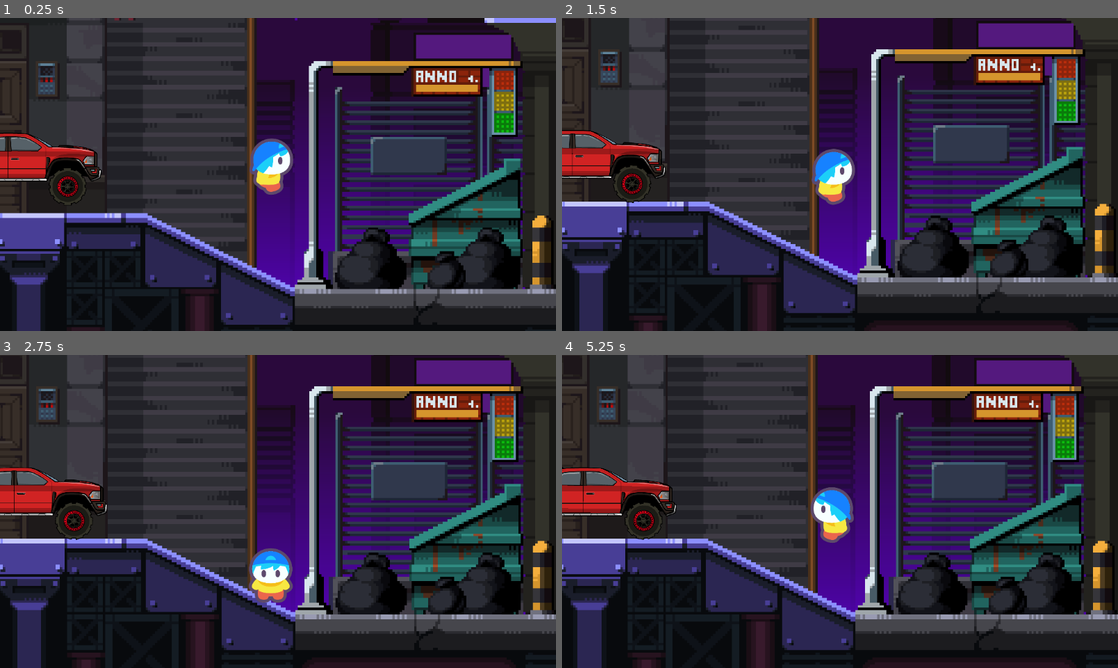
Above: before the commit, frames 1-4 (two rows, left to right).
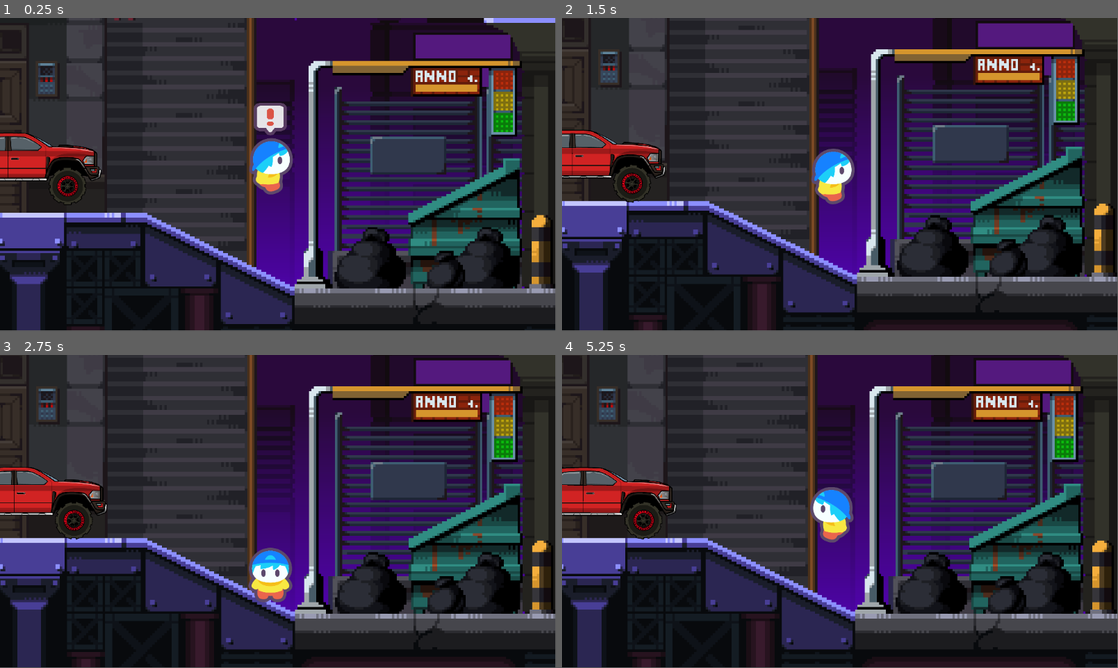
Above: after the commit, the same moments.

Repository: Divya-Darshan/GMEL
Game: Godot game, scene res://world.tscn
The game is run twice, just before and just after one commit, with the same random seed, the same clock (stepped at 60 frames per second) and the same inputs.
Inputs:
- Up to frame 1 (0.25 s): no input
- Up to frame 2 (1.5 s): tap Enter (ui_accept) at 0.5, 0.77 s; tap A (a) at 0.6 s; tap D (d) at 0.8, 1.35 s
- Up to frame 3 (2.75 s): tap Enter (ui_accept) at 1.52 s; tap A (a) at 1.55, 2.1 s; tap D (d) at 2.3 s
- Up to frame 4 (5.25 s): tap D (d) at 2.85, 3.8, 4.35 s; tap Enter (ui_accept) at 3.02, 3.77, 4.52 s; tap A (a) at 3.05, 3.6, 4.55, 5.1 s
In our replay, the window is 800x450 before the commit and 799x449 after it. These sizes can differ from the game's own. Grey fills any space a smaller window leaves; there, only what the larger window draws over its background counts as a difference.

The runs differ from the first frame. In frame 1, 5.3% of the frame differs, in the area x 0-100%, y 0-100%; in frame 2, 4.8%; in frame 3, 4.8%; in frame 4, 4.7%.

Commit message:
surprise and animacton

Diff:
--- a/cars/Dodge Ram Rebel TRX/dodge.tscn
+++ b/cars/Dodge Ram Rebel TRX/dodge.tscn
@@ -111,14 +111,13 @@
 [node name="Camera2D" type="Camera2D" parent="." unique_id=929399840]
 position = Vector2(38, 129)
 zoom = Vector2(0.395, 0.395)
-limit_enabled = false
 limit_left = -1763
 limit_top = -2565
 limit_right = 4046
 limit_bottom = 1209
 
 [node name="Marker2D" type="Marker2D" parent="." unique_id=1150261699]
-position = Vector2(807, -115)
+position = Vector2(772, -2)
 
 [connection signal="body_entered" from="Area2D" to="." method="_on_area_2d_body_entered"]
 [connection signal="body_exited" from="Area2D" to="." method="_on_area_2d_body_exited"]
--- a/cars/car.gd
+++ b/cars/car.gd
@@ -2,6 +2,8 @@
 
 @onready var back_wheel: RigidBody2D = $back/RigidBody2D
 @onready var front_wheel: RigidBody2D = $front/RigidBody2D
+
+
 
 @onready var enter: Button = $enter
 @onready var exit: Button = $exit
@@ -24,6 +26,7 @@
 
 
 func _ready() -> void:
+
 	enter.visible = false
 	exit.visible = false
 
@@ -101,16 +104,19 @@
 	car_active = false
 
 	if player != null:
-		player.global_position = global_position + Vector2(-60, 0)
+		# ✅ spawn at marker (SAFE spot, not under car)
+		player.global_position = marker_2d.global_position
+
 		player.visible = true
 		player.set_physics_process(true)
 
 		if player_collision:
 			player_collision.disabled = false
 
+	# switch camera back
 	if player_camera:
 		player_camera.enabled = true
 	car_camera.enabled = false
 
-	enter.visible = true   # ✅ show enter again
-	exit.visible = false   # ✅ hide exit
+	enter.visible = true
+	exit.visible = false
--- a/char/player.tscn
+++ b/char/player.tscn
@@ -2,8 +2,10 @@
 
 [ext_resource type="Texture2D" uid="uid://cjgghs4sc0r6k" path="res://char/dust.png" id="1_vx1ls"]
 [ext_resource type="Texture2D" uid="uid://dfg4plcknq4sa" path="res://char/idle-2_256.png" id="2_ivbhp"]
+[ext_resource type="Texture2D" uid="uid://drat1ss78j3v8" path="res://char/interact-2_256.png" id="3_n32fl"]
 [ext_resource type="Texture2D" uid="uid://ceq8btvfim8hi" path="res://char/jump-2_256.png" id="3_tdjx7"]
 [ext_resource type="Texture2D" uid="uid://bmkdytquedmrj" path="res://char/walk-2_256.png" id="4_n32fl"]
+[ext_resource type="Texture2D" uid="uid://c8lgsj3k5ylh8" path="res://char/surprise-2_256.png" id="6_gp2u4"]
 
 [sub_resource type="GDScript" id="GDScript_fj7yv"]
 script/source = "extends CharacterBody2D
@@ -35,6 +37,7 @@
 @onready var animated_sprite_2d: AnimatedSprite2D = $AnimatedSprite2D
 @onready var cpu_particles_2d: CPUParticles2D = $CPUParticles2D
 @onready var collision: CollisionShape2D = $CollisionShape2D
+@onready var surprise: Sprite2D = $Surprise
 
 var current_animation: String = \"idle\"
 var was_on_floor: bool = false
@@ -45,6 +48,7 @@
 var move_time: float = 0.0
 
 func _ready() -> void:
+	surprise.trigger()
 	animated_sprite_2d.play(\"idle\")
 	current_animation = \"idle\"
 	was_on_floor = is_on_floor()
@@ -166,12 +170,25 @@
 
 [sub_resource type="SpriteFrames" id="SpriteFrames_pkg7o"]
 animations = [{
+"frames": [],
+"loop": true,
+"name": &"ident",
+"speed": 5.0
+}, {
 "frames": [{
 "duration": 1.0,
 "texture": SubResource("AtlasTexture_tlwt5")
 }],
 "loop": true,
 "name": &"idle",
+"speed": 5.0
+}, {
+"frames": [{
+"duration": 1.0,
+"texture": ExtResource("3_n32fl")
+}],
+"loop": true,
+"name": &"inter",
 "speed": 5.0
 }, {
 "frames": [{
@@ -200,6 +217,72 @@
 [sub_resource type="CapsuleShape2D" id="CapsuleShape2D_fj7yv"]
 radius = 2.0810814
 height = 13.263313
+
+[sub_resource type="GDScript" id="GDScript_tdjx7"]
+script/source = "extends Sprite2D
+
+# === TUNABLE VALUES ===
+var POP_SCALE := 1.4
+var NORMAL_SCALE := 1.0
+
+var POP_SPEED := 12.0
+var FADE_SPEED := 10.0
+
+var SQUASH_AMOUNT := 0.2
+var SQUASH_SPEED := 14.0
+
+var DURATION := 1.2   # how long it stays visible
+
+
+# === INTERNAL ===
+var time := 0.0
+var active := false
+var life_timer := 0.0
+
+
+func _ready() -> void:
+	scale = Vector2.ZERO
+	modulate.a = 0.0
+
+
+func trigger():
+	active = true
+	time = 0.0
+	life_timer = DURATION
+
+
+func _process(delta: float) -> void:
+	if not active:
+		return
+
+	time += delta
+	life_timer -= delta
+
+	# POP SCALE (ease out feel)
+	var target_scale := Vector2.ONE * NORMAL_SCALE
+	if time < 0.15:
+		target_scale = Vector2.ONE * POP_SCALE
+
+	# SQUASH & STRETCH
+	var squash := sin(time * SQUASH_SPEED) * SQUASH_AMOUNT
+	var squash_vec := Vector2(1.0 + squash, 1.0 - squash)
+
+	# APPLY SCALE
+	scale = scale.lerp(target_scale * squash_vec, POP_SPEED * delta)
+
+	# FADE IN
+	if time < 0.2:
+		modulate.a = lerp(modulate.a, 1.0, FADE_SPEED * delta)
+	# FADE OUT
+	elif life_timer < 0.3:
+		modulate.a = lerp(modulate.a, 0.0, FADE_SPEED * delta)
+
+	# END
+	if life_timer <= 0.0:
+		active = false
+		scale = Vector2.ZERO
+		modulate.a = 0.0
+"
 
 [node name="player" type="CharacterBody2D" unique_id=666402882]
 script = SubResource("GDScript_fj7yv")
@@ -231,7 +314,7 @@
 texture_filter = 2
 scale = Vector2(1.32, 1.32)
 sprite_frames = SubResource("SpriteFrames_pkg7o")
-animation = &"jump"
+animation = &"idle"
 
 [node name="Camera2D" type="Camera2D" parent="." unique_id=325793439]
 position = Vector2(38, 129)
@@ -245,3 +328,10 @@
 position = Vector2(-3.0000005, 137)
 scale = Vector2(14.415569, 13.722066)
 shape = SubResource("CapsuleShape2D_fj7yv")
+
+[node name="Surprise" type="Sprite2D" parent="." unique_id=1535834416]
+position = Vector2(-2, -16)
+texture = ExtResource("6_gp2u4")
+region_enabled = true
+region_rect = Rect2(2048.9956, -0.13417053, 251.59302, 503.3509)
+script = SubResource("GDScript_tdjx7")
--- a/project.godot
+++ b/project.godot
@@ -14,10 +14,6 @@
 run/main_scene="uid://bstqchy3h1m6o"
 config/features=PackedStringArray("4.6", "GL Compatibility")
 config/icon="res://icon.svg"
-
-[display]
-
-window/stretch/mode="viewport"
 
 [input]
 
